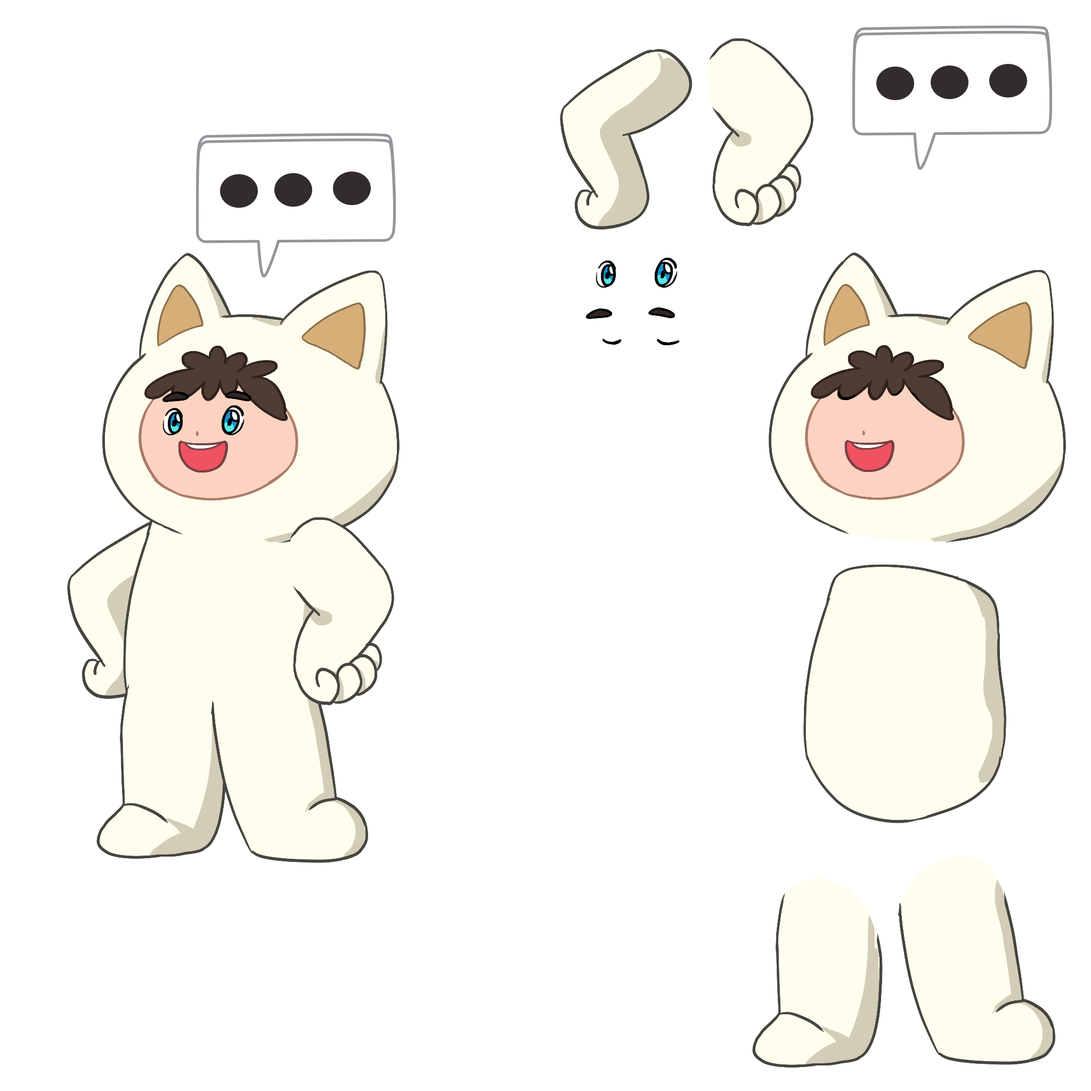
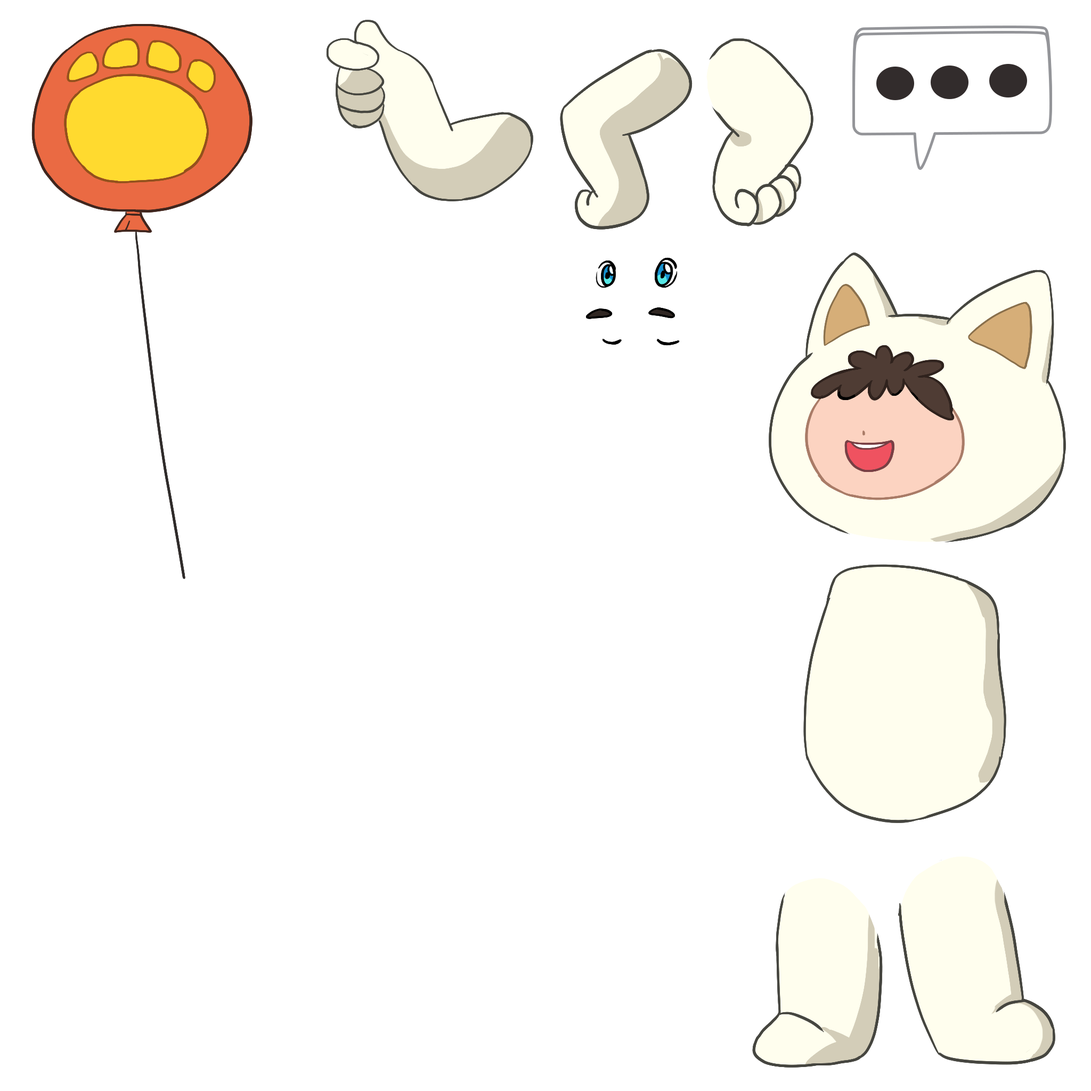
Revision of a layered w=1091, h=1091 image; what changed, layer by layer:
added layer "Layer 58" above "Layer 57" over [31, 23, 253, 580]
added layer "Layer 57" above "Layer 56" over [32, 25, 252, 232]
added layer "Layer 56" above "Layer 55" over [326, 19, 534, 202]
added layer "Layer 55" above "Layer 54" over [329, 68, 534, 204]
added layer "Layer 54" above "animal lover copy" over [327, 20, 533, 201]
hid "animal lover copy" over [67, 133, 400, 864]
